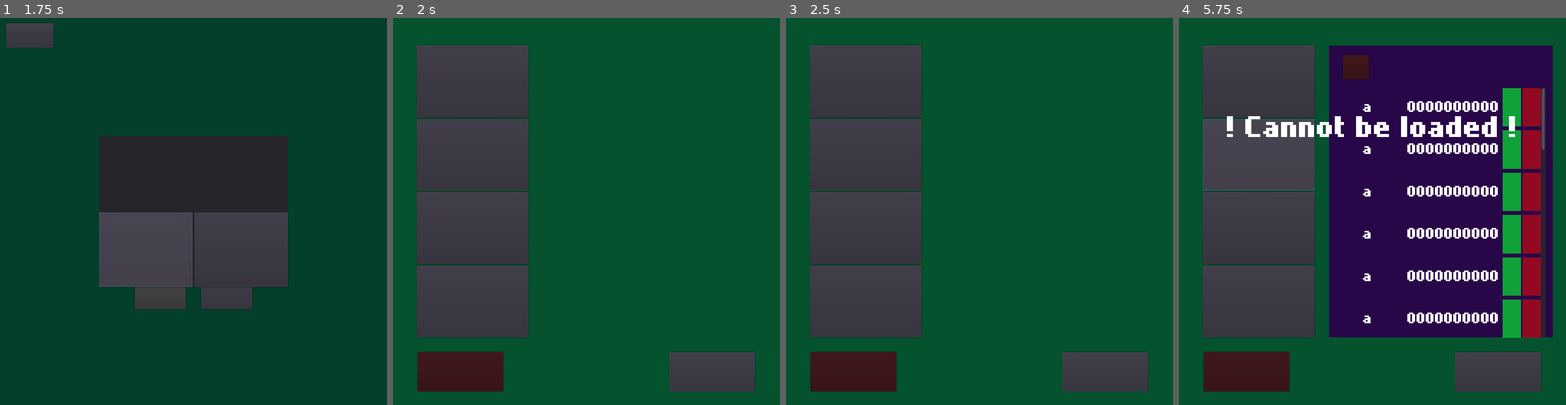
Above: before the commit, frames 1-4 (left to right).
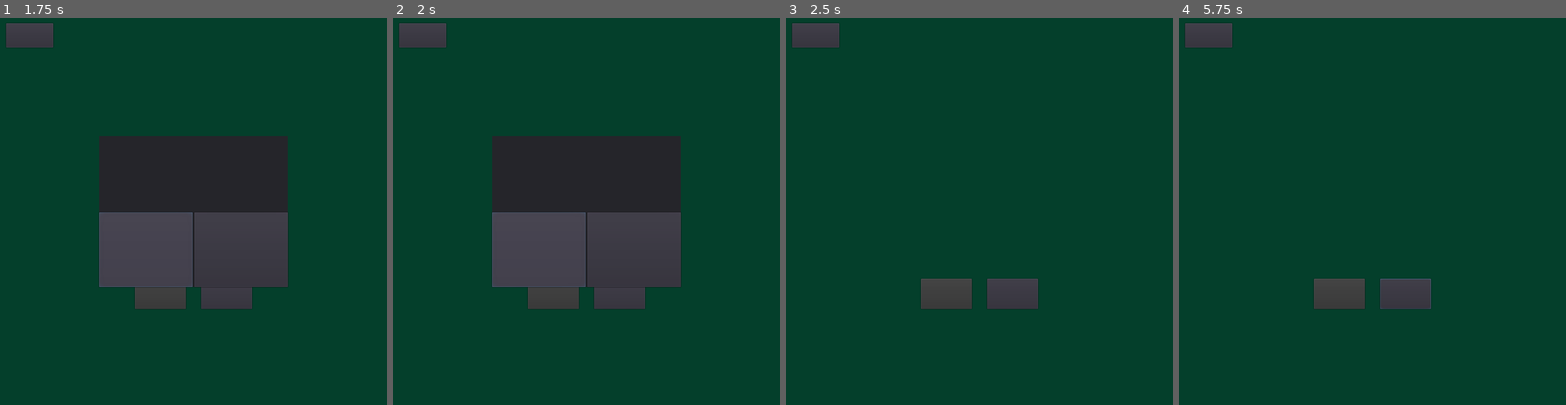
Above: after the commit, the same moments.

Repository: UPDCS192Group4/PusoyDosOnline
Game: Godot game, scene res://Game/Game.tscn
The game is run twice, just before and just after one commit, with the same random seed, the same clock (stepped at 60 frames per second) and the same inputs. This scene is started directly instead of the project's main scene.
Inputs (mouse positions are in pixels of both pictures, inside the frame that each line leads up to):
- Up to frame 1 (1.75 s): click "Home" at 0.5 s; click "Yes" at 1.25 s
- Up to frame 2 (2 s): no input
- Up to frame 3 (2.5 s): click (1025, 250) at 2 s, where only the run after the commit has a clickable "No"
- Up to frame 4 (5.75 s): click (1260, 79) at 2.75 s, where only the run before the commit has a clickable "PLAY"; click (1260, 79) at 3.5 s, where only the run before the commit has a clickable "PLAY"; click (1407, 292) at 4.25 s, where only the run after the commit has a clickable "PASS"; click (1260, 153) at 5 s, where only the run before the commit has a clickable "LEADERBOARDS"

Frame 1 is identical in both runs. In frame 2, 41% of the frame differs, in the area x 1-94%, y 1-97%; in frame 3, 29%; in frame 4, 71%, in the area x 1-97%, y 1-97%.
Error before the commit: Invalid operands 'String' and 'Nil' in operator '+'. (res://Game/Game.gd:52)
Error after the commit: Invalid operands 'String' and 'Nil' in operator '+'. (res://Game/Game.gd:54)

Commit message:
Handle winners - not tested

Diff:
--- a/project/Game/Game.gd
+++ b/project/Game/Game.gd
@@ -5,6 +5,7 @@
 var scene1 = preload("res://Game/Hand.tscn")
 var scene2 = preload("res://Game/Pile.tscn")
 var scene3 = preload("res://Game/Opponents.tscn")
+var popup = preload("res://Game/PopUp.tscn")
 
 var url
 var headers
@@ -29,6 +30,7 @@
 	$PingRequest.connect("request_completed", self, "_on_PingRequest_request_completed")
 	$PlayRequest.connect("request_completed", self, "_on_PlayRequest_request_completed")
 	$PassRequest.connect("request_completed", self, "_on_PlayRequest_request_completed")
+	$LeaveRequest.connect("request_completed", self, "_on_LeaveRequest_request_completed")
 	request_hand()
 	var child2 = scene2.instance()
 	add_child(child2)
@@ -122,9 +124,13 @@
 		playedArray.clear()
 
 func _on_HomeButton_pressed():
-	var scene1 = load("res://Game/PopUp.tscn")
-	var child1 = scene1.instance()
-	get_node('CanvasLayer').add_child(child1)
+	var message = popup.instance()
+	message.changeText("Leave Game?")
+	#message.changeYesText("Leave")
+	#message.changeNoText("Play")
+	message.disable_auto_Home()
+	message.get_node("A").get_node("B").get_node("C").get_node("D").get_node("YesButton").connect("pressed", self, "_go_home")
+	add_child(message)
 
 func addPressedCard(newRank, newSuit):
 	temp.clear()
@@ -322,3 +328,24 @@
 func _on_PassRequest_request_completed(result, response_code, headers, body):
 	if response_code != 200 or response_code != 201:
 		_on_PassButton_pressed()
+
+func winnermessage():
+	var message = popup.instance()
+	message.changeText("Congrats on winning! Keep watching or leave?")
+	message.changeYesText("Leave")
+	message.changeNoText("Spectate")
+	message.disable_auto_Home()
+	message.get_node("A").get_node("B").get_node("C").get_node("D").get_node("YesButton").connect("pressed", self, "_go_home")
+	add_child(message)
+
+func _go_home():
+	url = URLs.lobby_init + LobbyDetails.id + "/leave/"
+	headers = URLs.defaultHeader()
+	err = $LeaveRequest.request(url, headers, false, HTTPClient.METHOD_GET)
+
+func _on_LeaveRequest_request_completed(result, response_code, headers, body):
+	if (response_code != 200 and response_code != 201):
+		print("error leaving")
+		get_tree().change_scene("res://Home/Home.tscn")
+		return
+	get_tree().change_scene("res://Home/Home.tscn")
--- a/project/Game/Game.tscn
+++ b/project/Game/Game.tscn
@@ -66,6 +66,8 @@
 
 [node name="PassRequest" type="HTTPRequest" parent="."]
 
+[node name="LeaveRequest" type="HTTPRequest" parent="."]
+
 [connection signal="pressed" from="PlayButton" to="." method="_on_PlayButton_pressed"]
 [connection signal="pressed" from="PassButton" to="." method="_on_PassButton_pressed"]
 [connection signal="pressed" from="HomeButton" to="." method="_on_HomeButton_pressed"]
--- a/project/Game/Hand.gd
+++ b/project/Game/Hand.gd
@@ -56,6 +56,9 @@
 		card.queue_free()
 		NUM_CARDS -= 1
 		print("got 1 card")
+	if len(NUM_CARDS) == 0:
+		get_parent().winnermessage()
+		return
 	#for card in pressedArray:
 	#update Angle, change position and rotation
 	ANGLE = deg2rad(90) - ANG_DIST * (NUM_CARDS - 1) / 2.0
--- a/project/Game/PopUp.gd
+++ b/project/Game/PopUp.gd
@@ -18,3 +18,9 @@
 
 func disable_auto_Home():
 	autoHome = 0
+
+func changeYesText(newText):
+	get_node('A').get_node('B').get_node('C').get_node('D').get_node('YesButton').text = newText
+
+func changeNoText(newText):
+	get_node('A').get_node('B').get_node('C').get_node('D').get_node('NoButton').text = newText
